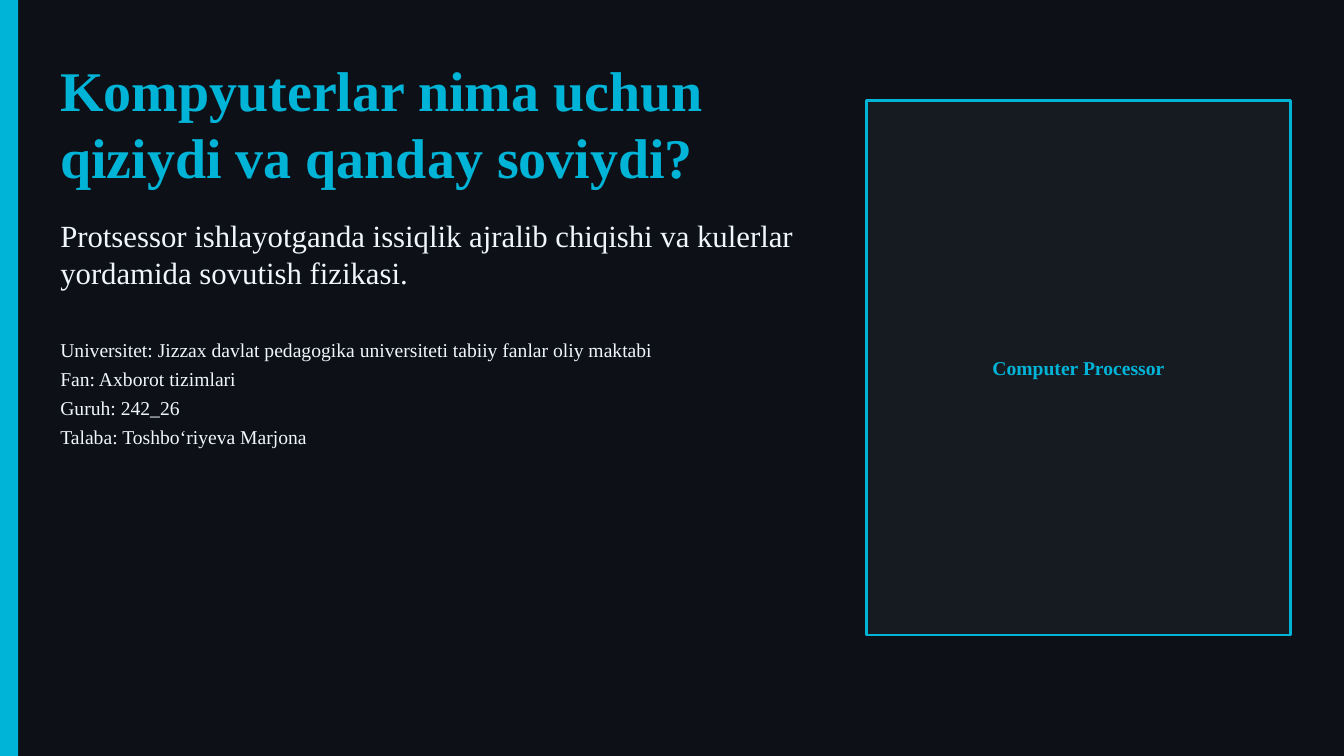
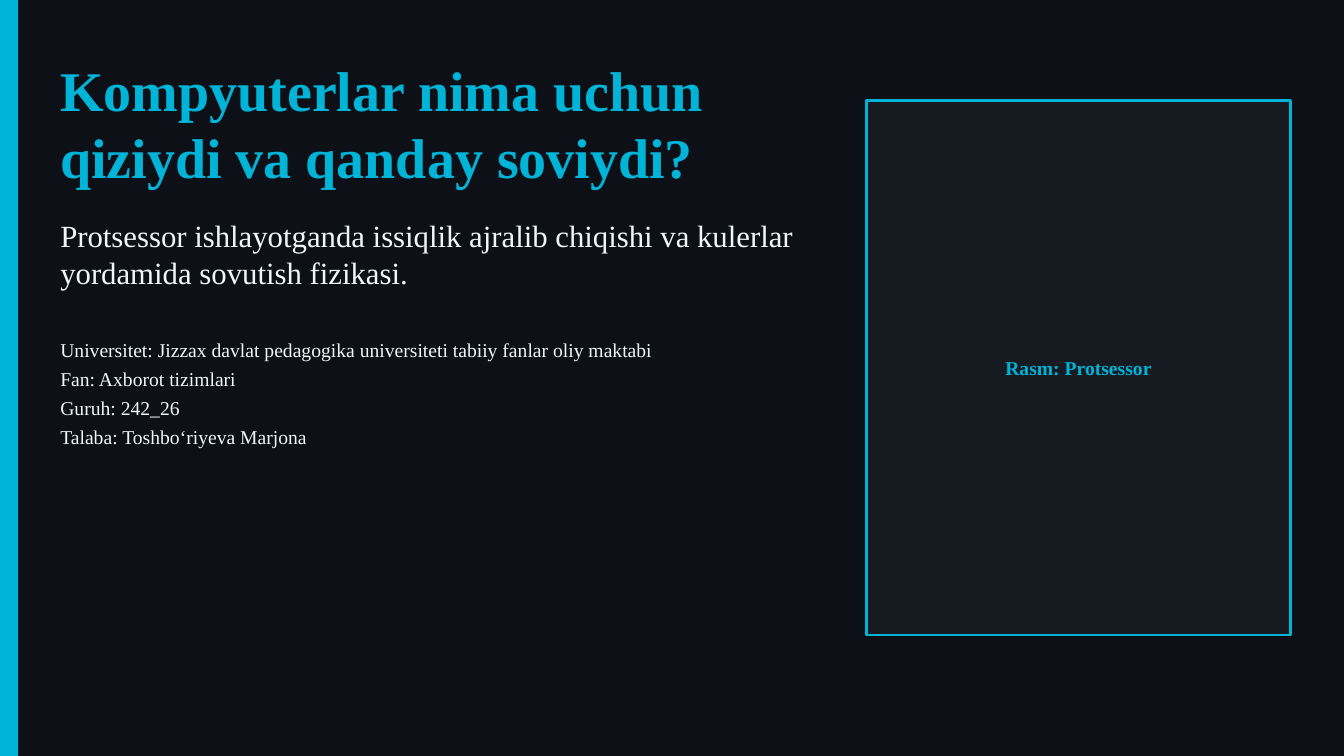
Before and after one commit to dasturland/kerak_taqdimot, a slide deck: slide 1 of taqdimot.pptx. Drawn at 1344x756 pixels with LibreOffice and Linux fonts; fonts in the diff are those of the drawing. Boxes give left, top, right and bottom in pixels: in the first picture for what was removed or moved away, otherwise in the second. Text is boxed around its words. In the diff, an @@ line names an element or a change of style, - is before the commit and + after.

```diff
--- a/taqdimot.pptx
+++ b/taqdimot.pptx
@@ text in rectangle at [1005, 362, 1152, 375]: text changed @@
-Computer Processor
+Rasm: Protsessor
```
Also in this commit, not shown: 9 other slides changed, 3 other files.
